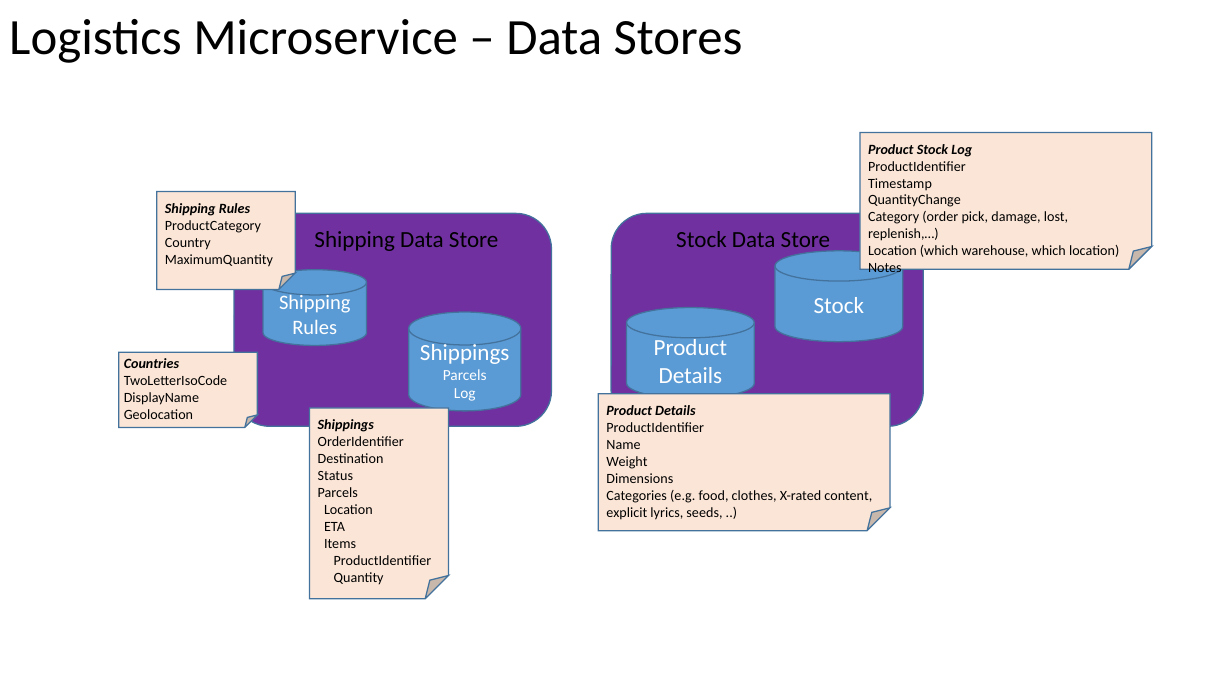
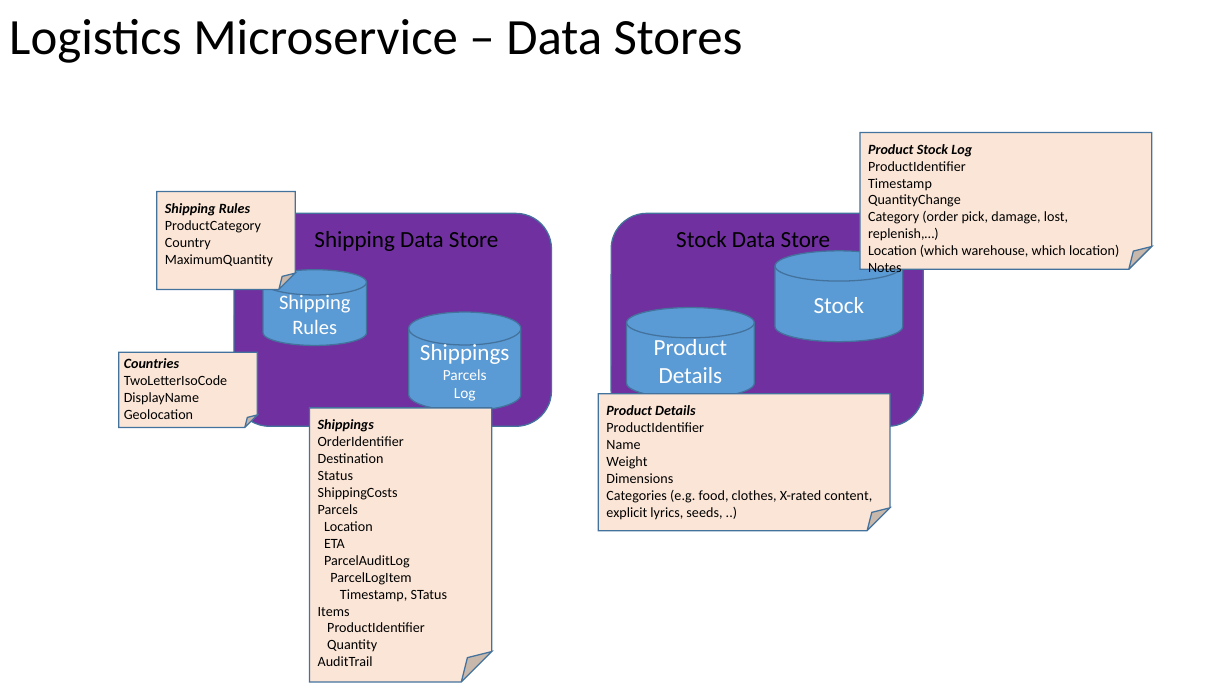
Before and after one commit to lucasjellema/logistics-microservice-soaring-clouds-sequel, a slide deck: slide 6 of Logistics-Microservice-in-Soaring through the Clouds – The Sequel.pptx. Drawn at 1232x693 pixels with LibreOffice and Linux fonts; fonts in the diff are those of the drawing. Boxes give left, top, right and bottom in pixels: in the first picture for what was removed or moved away, otherwise in the second. Text is boxed around its words. In the diff, an @@ line names an element or a change of style, - is before the commit and + after.

```diff
--- a/Logistics-Microservice-in-Soaring through the Clouds – The Sequel.pptx
+++ b/Logistics-Microservice-in-Soaring through the Clouds – The Sequel.pptx
@@ folded corner: place and size @@
-folded corner at [310,408,448,598]
+folded corner at [310,408,492,682]
@@ text at [318,487,398,500]: paragraph added @@
+ShippingCosts
@@ text at [324,555,448,602]: paragraphs added @@
+ParcelAuditLog
+ParcelLogItem
+Timestamp, STatus
@@ text at [318,656,373,666]: paragraph added @@
+AuditTrail
```
Also in this commit, not shown: 6 slides added.
